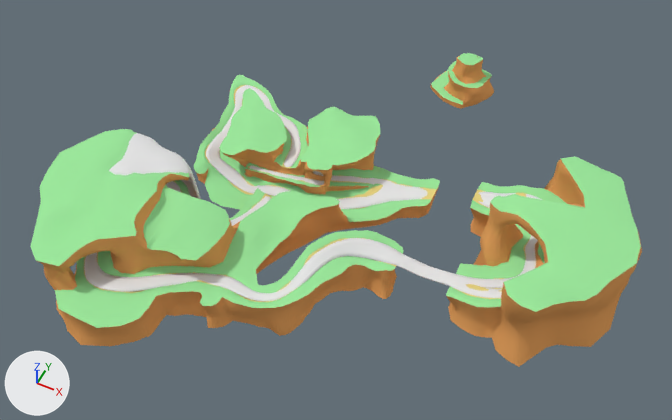
Two versions of the Blender file Blend files/Environment/Green Hill Zone/GreenHillZoneTerrain.blend, one commit apart.
Both versions are drawn from a camera (50 mm lens) standing at (1870.0, -3497.0, 4351.0) and looking at (123.0, -5.0, -14.0). The axes (+X, +Y, +Z) are drawn at lower left. The lights are the same throughout. Objects named as collision shapes, trigger or cutter boxes, shadow casters or lower levels of detail are left out.

The first picture shows 'MainIsland', 'SideIsland', 'SpiralIsland', 'StageOverview_GreenHillZone', 'UTurnIsland', 'Waterfall'.
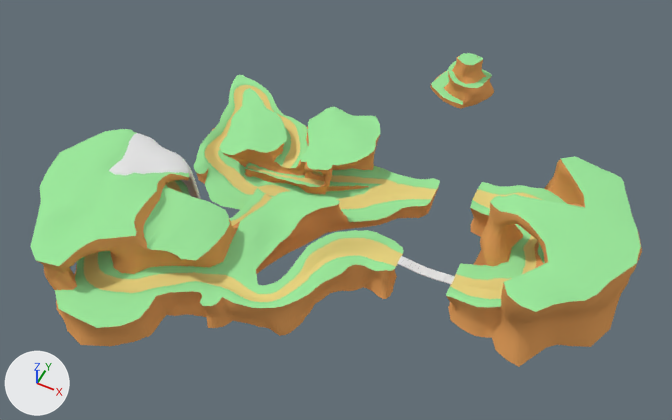
Edits to the bpy script that builds the scene:
```text
Change ob_stageoverview_greenhillzone:
    add ob_stageoverview_greenhillzone.hide_viewport = True
```

Location of each change, (x1, y1, x2, y2) in pixels of the pictures (672 x 420 px):
'StageOverview_GreenHillZone', hidden
    before: (84, 85, 542, 301)
